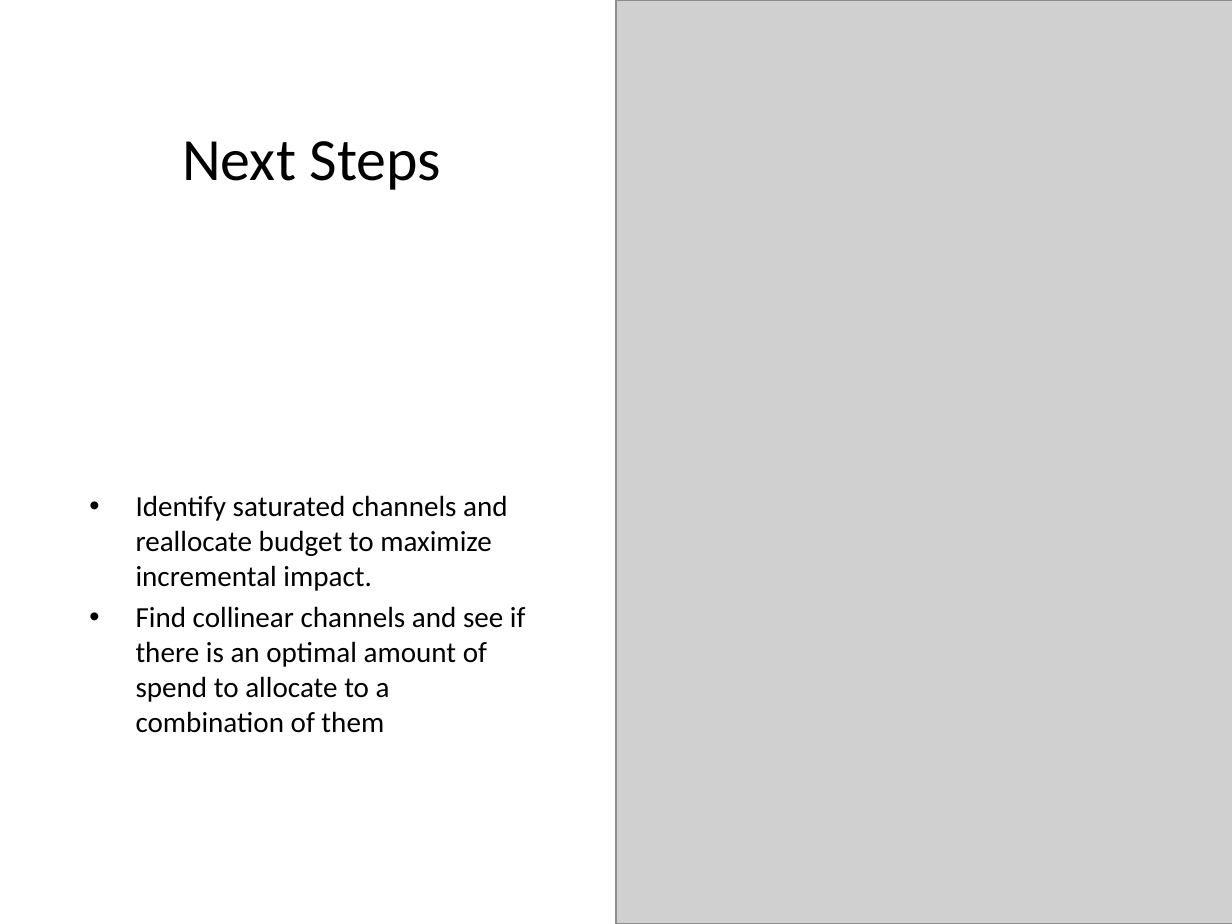
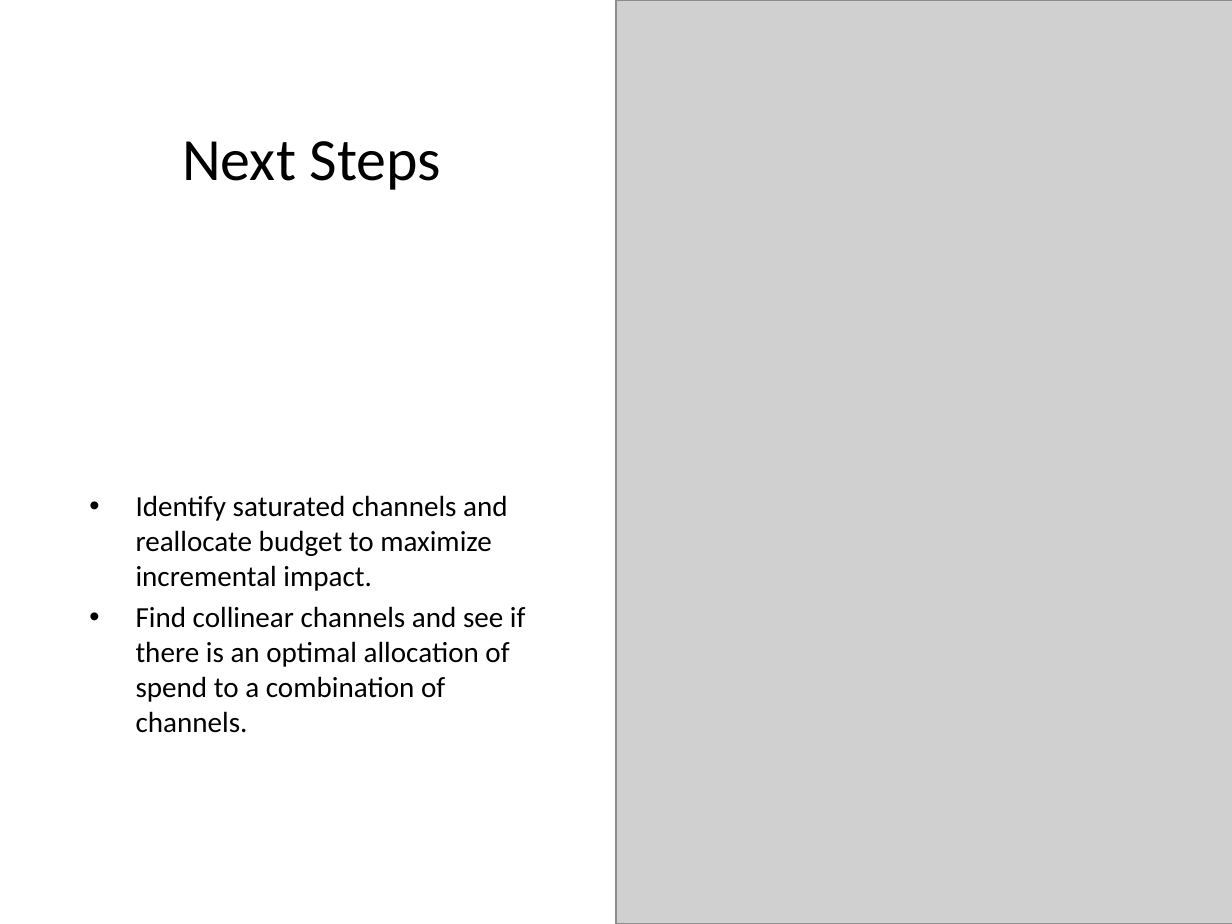
Before and after one commit to dannyxia7/Marketing_Mix_Model_Analysis, a slide deck: slide 10 of Marketing_ROI_Analysis.pptx. Drawn at 1232x924 pixels with LibreOffice and Linux fonts; fonts in the diff are those of the drawing; grey boxes stand for pictures. Boxes give left, top, right and bottom in pixels: in the first picture for what was removed or moved away, otherwise in the second. Text is boxed around its words. In the diff, an @@ line names an element or a change of style, - is before the commit and + after.

Commit message:
revised powerpoint presentation

```diff
--- a/Marketing_ROI_Analysis.pptx
+++ b/Marketing_ROI_Analysis.pptx
@@ text at [136,606,526,733]: text changed @@
-• Find collinear channels and see if there is an optimal amount of spend to allocate to a combination of them
+• Find collinear channels and see if there is an optimal allocation of spend to a combination of channels.
```
